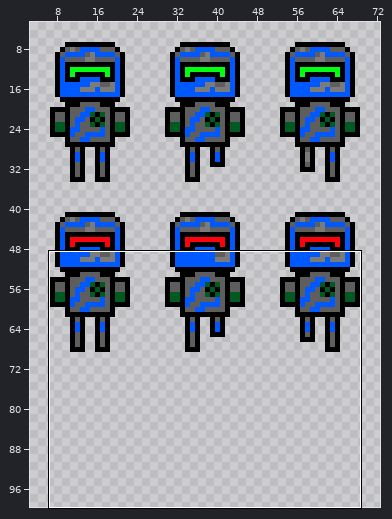
Sprite sheet: source/core/assets/images/ghostGPTBlue.png. Above: a wide view before the commit, with the close-up outlined.
Close-up. Before:
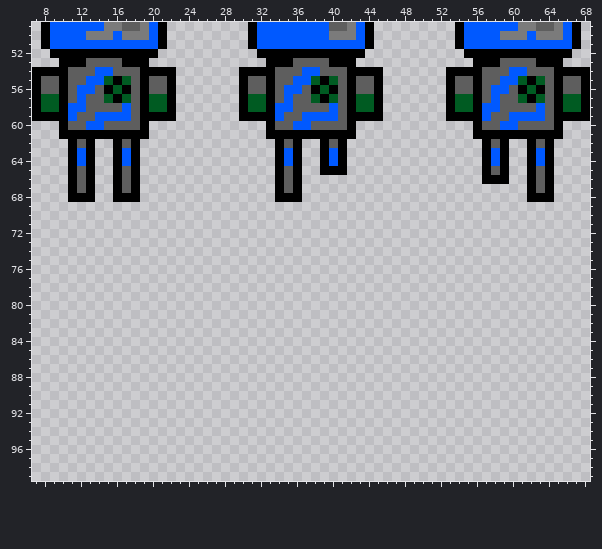
The file is 100x100 pixels. Shown: x 7..68, y 49..99. The wide view leaves out empty margins.
Once edited:
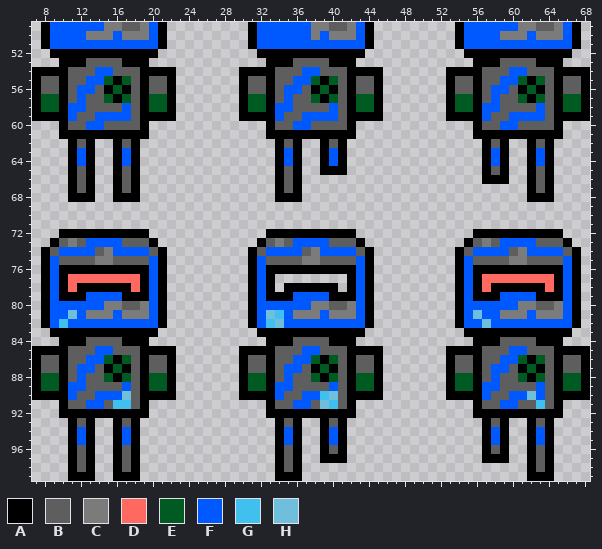
Palette (. is transparent): A #000000  B #5e5e5e  C #7b7b7b  D #ff695f  E #005b22  F #0059ff  G #3fc0ef  H #6fbedb
Log entry: added damage animations to grokDroid and ghostGPT variants
From old to new:
@@ x 36..41 @@
- 49 FFFFBB
- 50 FFFFCC
+ 49 FFCCBB
+ 50 FFCFCC
  51 FFFFFF
@@ x 7..68 @@
  71 ..............................................................
- 72 ..............................................................
- 73 ..............................................................
- 74 ..............................................................
- 75 ..............................................................
- 76 ..............................................................
- 77 ..............................................................
- 78 ..............................................................
- 79 ..............................................................
- 80 ..............................................................
- 81 ..............................................................
- 82 ..............................................................
- 83 ..............................................................
- 84 ..............................................................
- 85 ..............................................................
- 86 ..............................................................
- 87 ..............................................................
- 88 ..............................................................
- 89 ..............................................................
- 90 ..............................................................
- 91 ..............................................................
- 92 ..............................................................
- 93 ..............................................................
- 94 ..............................................................
- 95 ..............................................................
- 96 ..............................................................
- 97 ..............................................................
- 98 ..............................................................
- 99 ..............................................................
+ 72 ...AAAAAAAAAA.............AAAAAAAAAA.............AAAAAAAAAA...
+ 73 ..ABCBFFFFBBBA...........ABCBFFFFBBBA...........ABCBFFFFBBBA..
+ 74 .ABFFFFBCFFFFBA.........ABFFFFBCFFFFBA.........ABFFFFBCFFFFBA.
+ 75 .AFBBBBCCBBBBFA.........AFBBBBCCBBBBFA.........AFBBBBCCBBBBFA.
+ 76 .AFAAAAAAAAAAFA.........AFAAAAAAAAAAFA.........AFAAAAAAAAAAFA.
+ 77 .AFADDDDDDDDAFA.........AFA........AFA.........AFADDDDDDDDAFA.
+ 78 .AFADAAAAAADAFA.........AFA.AAAAAA.AFA.........AFADAAAAAADAFA.
+ 79 .AFAAAFFFFAAAFA.........AFAAAFFFFAAAFA.........AFAAAFFFFAAAFA.
+ 80 .AFFFFFFCCBBCFA.........AFFFFFFCCBBCFA.........AFFFFFFCCBBCFA.
+ 81 .AFFHFCCCFCCCFA.........AFHGFCCCFCCCFA.........AFHFFCCCFCCCFA.
+ 82 .AFGFFFFFFFFFFA.........AFGHFFFFFFFFFA.........AFFHFFFFFFFFFA.
+ 83 ..AAAAAAAAAAAA...........AAAAAAAAAAAA...........AAAAAAAAAAAA..
+ 84 ...AAABBBBAAA.............AAABBBBAAA.............AAABBBBAAA...
+ 85 AAAABBBFFBBBAAAA.......AAAABBBFFBBBAAAA.......AAAABBBFFBBBAAAA
+ 86 ABBABBFFEAEBABBA.......ABBABBFFEAEBABBA.......ABBABBFFEAEBABBA
+ 87 ABBABFFBAEABABBA.......ABBABFFBAEABABBA.......ABBABFFBAEABABBA
+ 88 AEEABFBBEAEBAEEA.......AEEABFBBEAEBAEEA.......AEEABFBBEAEBAEEA
+ 89 AEEAFFBBBBFBAEEA.......AEEAFFBBBBFBAEEA.......AEEAFFBBBBFBAEEA
+ 90 AAAAFBBFFFHBAAAA.......AAAAFBBFFGHBAAAA.......AAAAFBBFFHFBAAAA
+ 91 ...ABBFFBGGBA.............ABBFFBHGBA.............ABBFFBBGBA...
+ 92 ...AAAAAAAAAA.............AAAAAAAAAA.............AAAAAAAAAA...
+ 93 ....ABA..ABA...............ABA..ABA...............ABA..ABA....
+ 94 ....AFA..AFA...............AFA..AFA...............AFA..AFA....
+ 95 ....AFA..AFA...............AFA..AFA...............AFA..AFA....
+ 96 ....ABA..ABA...............ABA..ABA...............ABA..ABA....
+ 97 ....ABA..ABA...............ABA..AAA...............AAA..ABA....
+ 98 ....ABA..ABA...............ABA.........................ABA....
+ 99 ....AAA..AAA...............AAA.........................AAA....
Where, in picture pixels (left, top, right, bottom), the same in both close-ups:
changed: (311, 22, 329, 40)
added: (32, 229, 176, 481)
added: (239, 229, 383, 481)
added: (446, 229, 590, 481)
